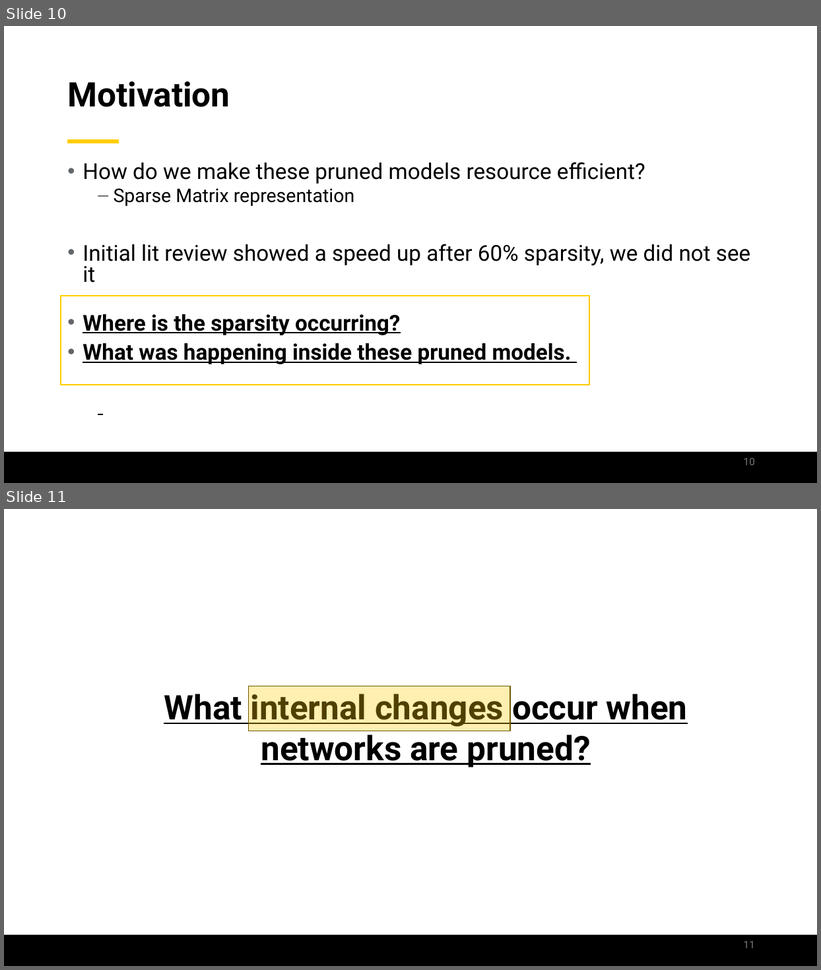
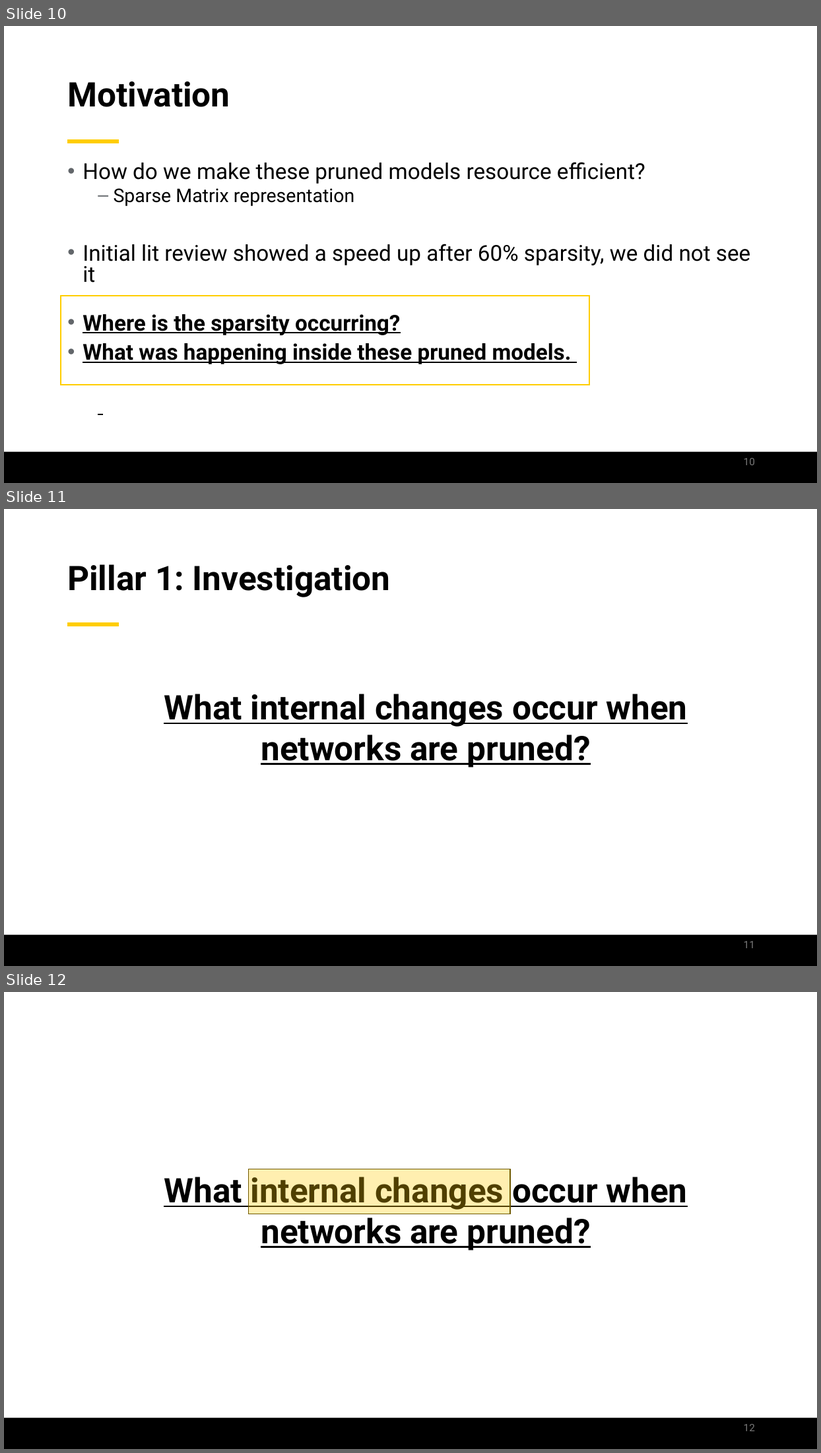
Before and after one commit to jamilgafur/Presentation, a slide deck: Presentation.pptx. Shown one above the other, each under a label of ours: slides 10 and 11 before the commit, slides 10, 11 and 12 after it. The pictures are 821x970 and 821x1453 pixels, drawn with LibreOffice and Linux fonts; fonts in the diff are those of the drawing; background and template pictures are left out. Boxes give left, top, right and bottom in pixels: in the first picture for what was removed or moved away, otherwise in the second. Text is boxed around its words. In the diff, an @@ line names an element or a change of style, - is before the commit and + after.

```diff
--- a/Presentation.pptx
+++ b/Presentation.pptx
@@ slide 11 added at <box>4,509,817,966</box>, background #FFFFFF; not listed: 2 template elements that a slide beside it also shows @@
@@ title added at <box>67,564,391,597</box>, 40 pt, text #000000, bold @@
+Pillar 1: Investigation
@@ text added at <box>164,694,688,768</box>, 40 pt, text #000000, bold, underline @@
+  What internal changes occur when networks are pruned?
@@ page number added at <box>744,941,755,949</box>, 12 pt, text #797979 @@
+11
@@ what was slide 11 is now slide 12 @@
@@ page number at <box>744,1424,755,1432</box>: text changed @@
-11
+12
```
Also in this commit, not shown: 9 slides changed, 10 other slides added, 3 slides removed.
